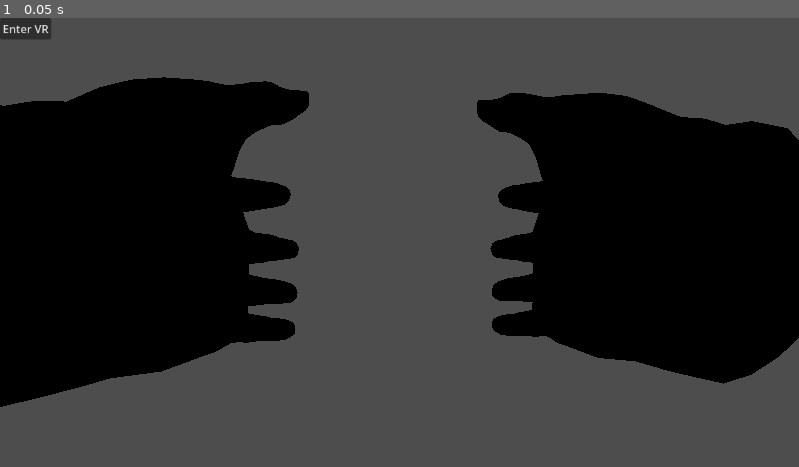
Above: before the commit, frame 1.
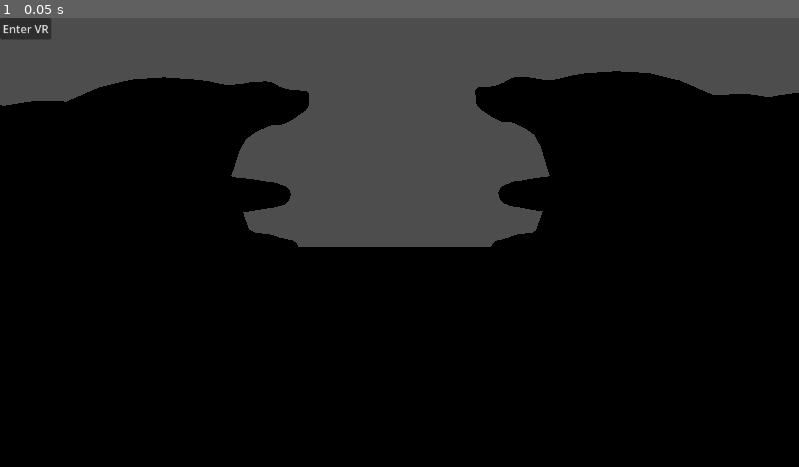
Above: after the commit, the same moment.

Repository: mareeq1/rwr
Game: Godot game, scene res://main.tscn
Two runs of this game, one before a commit and one after it. Both use one fixed random seed, a clock stepped at 60 frames per second and the inputs below.
Inputs:
- Up to frame 1 (0.05 s): no input

The runs differ from the first frame. In frame 1, 33% of the frame differs, in the area x 0-100%, y 11-100%.

Commit message:
Dodanie podloza

Diff:
--- a/project_files/main.tscn
+++ b/project_files/main.tscn
@@ -8,6 +8,12 @@
 
 [sub_resource type="BoxMesh" id="BoxMesh_ig7tw"]
 size = Vector3(0.1, 0.1, 0.1)
+
+[sub_resource type="PlaneMesh" id="PlaneMesh_0xm2m"]
+size = Vector2(20, 20)
+
+[sub_resource type="BoxShape3D" id="BoxShape3D_h2yge"]
+size = Vector3(20, 0.1, 20)
 
 [node name="Node3D" type="Node3D" unique_id=1253089119]
 
@@ -35,7 +41,7 @@
 [node name="RightHandRoot" type="Node3D" parent="XROrigin3D/RightController" unique_id=415324616]
 
 [node name="hand_r" parent="XROrigin3D/RightController/RightHandRoot" unique_id=154555743 instance=ExtResource("2_h2yge")]
-transform = Transform3D(1, 0, 0, 0, 1, 0, 0, 0, 1, 0.08466405, 0, -0.09464048)
+transform = Transform3D(1, 0, 0, 0, 1, 0, 0, 0, 1, 0.08, 0, -0.08)
 
 [node name="CanvasLayer" type="CanvasLayer" parent="." unique_id=664910236]
 
@@ -43,3 +49,14 @@
 offset_right = 8.0
 offset_bottom = 8.0
 text = "Enter VR"
+
+[node name="Level" type="Node3D" parent="." unique_id=1875827633]
+
+[node name="MeshInstance3D" type="MeshInstance3D" parent="Level" unique_id=940099026]
+transform = Transform3D(1, 0, 0, 0, 1, 0, 0, 0, 1, 0, -0.15322158, 0)
+mesh = SubResource("PlaneMesh_0xm2m")
+
+[node name="StaticBody3D" type="StaticBody3D" parent="Level/MeshInstance3D" unique_id=1106206108]
+
+[node name="CollisionShape3D" type="CollisionShape3D" parent="Level/MeshInstance3D/StaticBody3D" unique_id=1193370232]
+shape = SubResource("BoxShape3D_h2yge")
